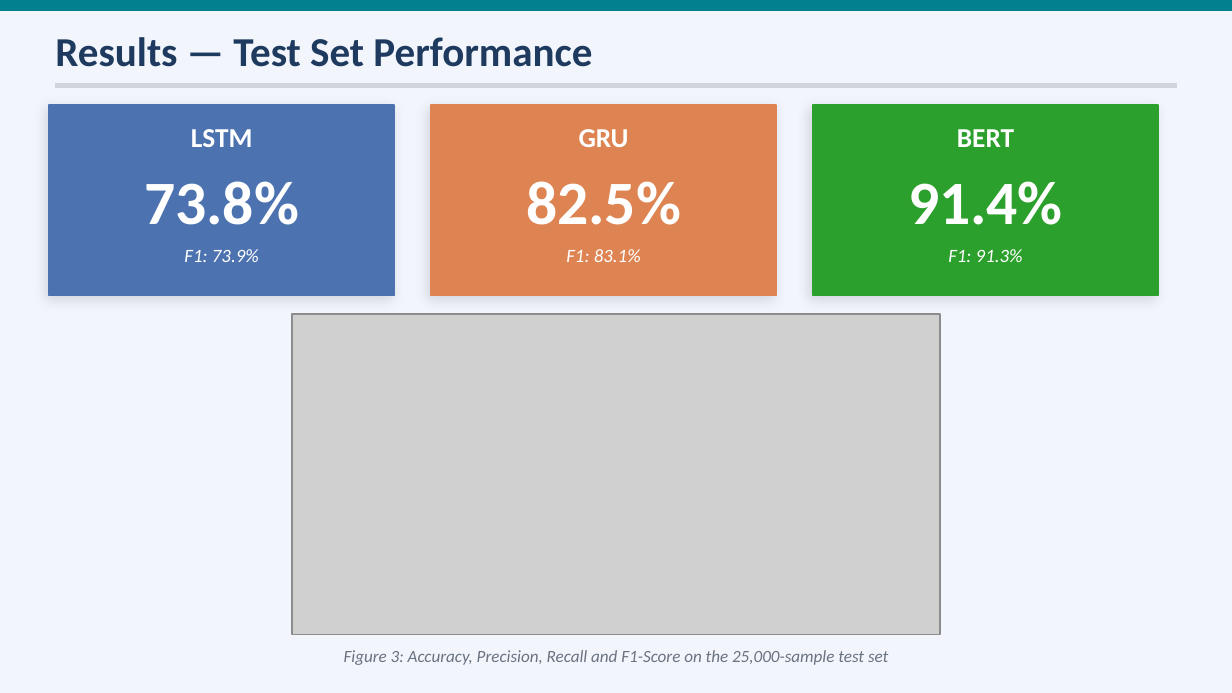
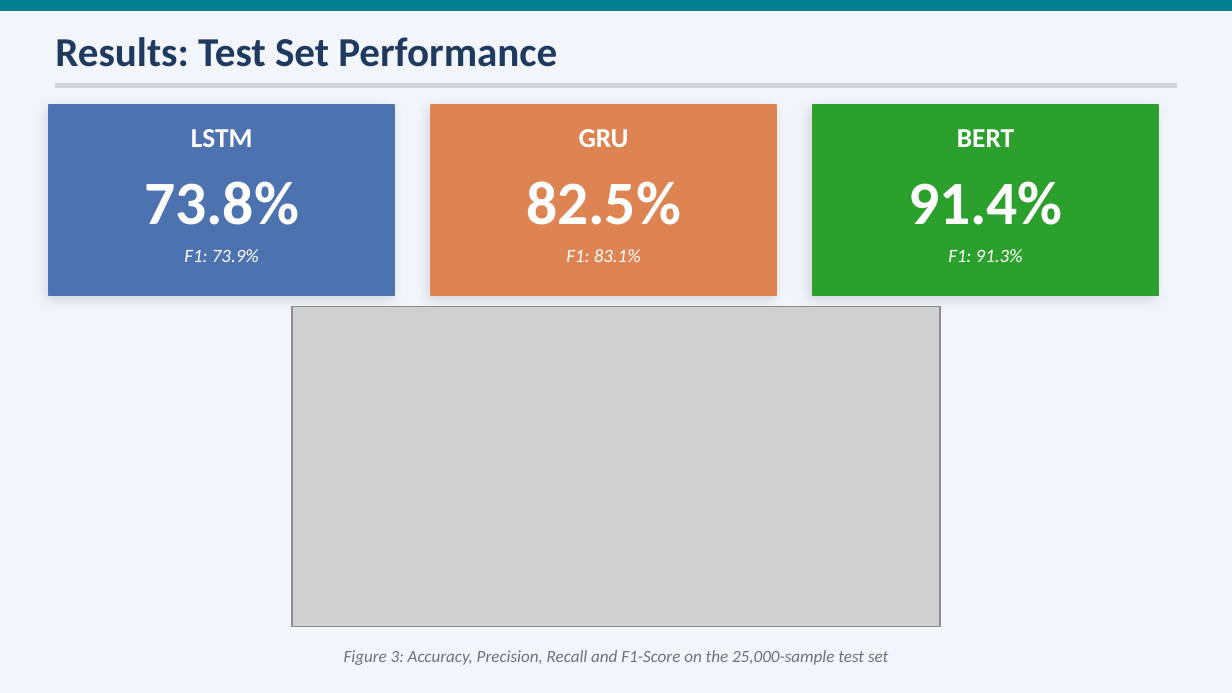
Before and after one commit to DanielW-1/Sentiment-Analysis, a slide deck: slide 7 of report/Sentiment_Analysis_Presentation.pptx. Drawn at 1232x693 pixels with LibreOffice and Linux fonts; fonts in the diff are those of the drawing; grey boxes stand for pictures. Boxes give left, top, right and bottom in pixels: in the first picture for what was removed or moved away, otherwise in the second. Text is boxed around its words. In the diff, an @@ line names an element or a change of style, - is before the commit and + after.

```diff
--- a/report/Sentiment_Analysis_Presentation.pptx
+++ b/report/Sentiment_Analysis_Presentation.pptx
@@ text at (55, 37, 557, 67): text changed @@
-Results — Test Set Performance
+Results: Test Set Performance
@@ picture: place and size @@
-picture at (292, 314, 940, 634)
+picture at (292, 307, 940, 627)
```
Also in this commit, not shown: 5 other slides changed.
